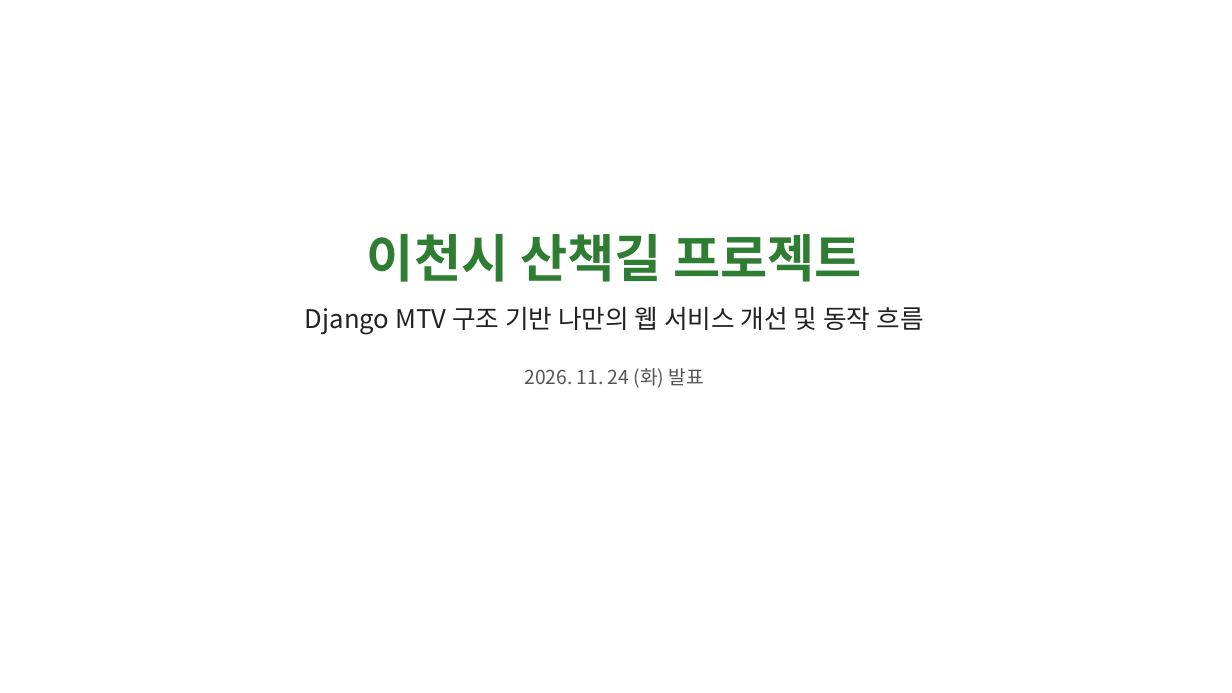
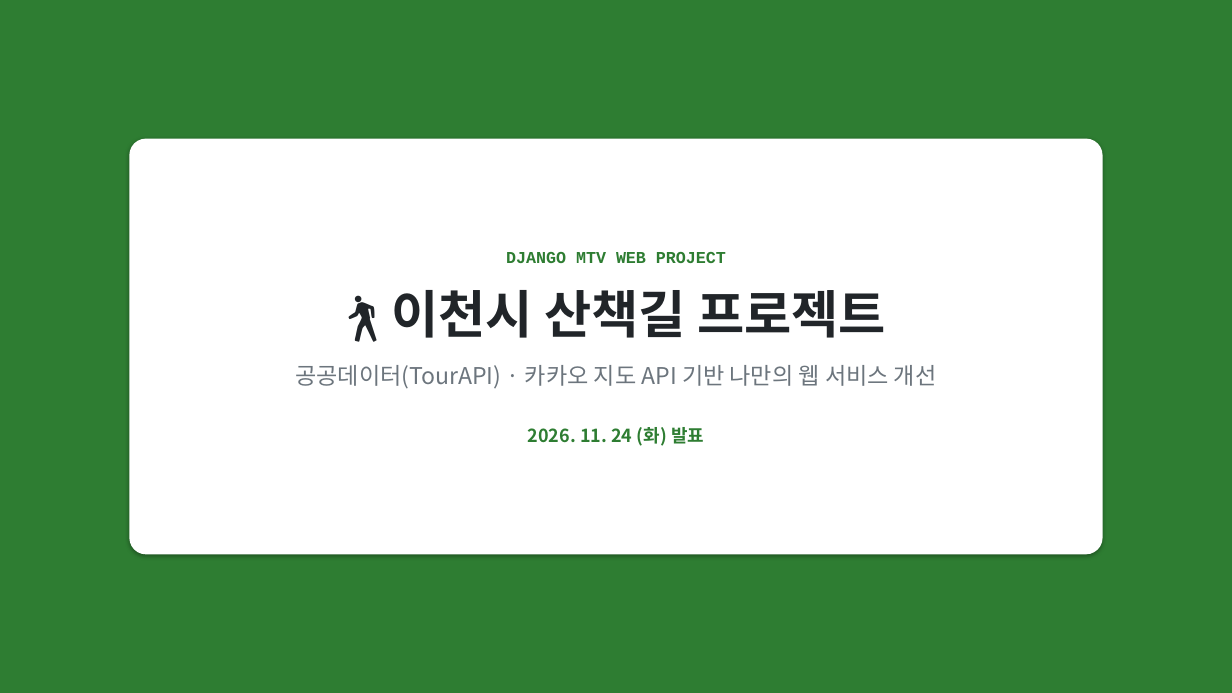
Before and after one commit to bae-hyung-jin/Django, a slide deck: slide 1 of 이천시_산책길_프로젝트_발표.pptx. Drawn at 1232x693 pixels with LibreOffice and Linux fonts; fonts in the diff are those of the drawing. Boxes give left, top, right and bottom in pixels: in the first picture for what was removed or moved away, otherwise in the second. Text is boxed around its words. In the diff, an @@ line names an element or a change of style, - is before the commit and + after.

```diff
--- a/이천시_산책길_프로젝트_발표.pptx
+++ b/이천시_산책길_프로젝트_발표.pptx
@@ rectangle added at (x1=0, y1=0, x2=1232, y2=693), fill #2E7D32 @@
@@ rounded rectangle "DJANGO MTV WEB PROJECT" resized from (x1=305, y1=234, x2=923, y2=388) to (x1=129, y1=139, x2=1103, y2=555) @@
@@ rounded rectangle "DJANGO MTV WEB PROJECT" at (x1=129, y1=139, x2=1103, y2=555): vertical alignment top to middle; fill none to #FFFFFF; shadow on @@
@@ text in rounded rectangle at (x1=295, y1=252, x2=937, y2=389): text changed; size 20 to 18 pt; text colour #222222 to #6C757D @@
-이천시 산책길 프로젝트
-Django MTV 구조 기반 나만의 웹 서비스 개선 및 동작 흐름
+DJANGO MTV WEB PROJECT
+🚶 이천시 산책길 프로젝트
+공공데이터(TourAPI) · 카카오 지도 API 기반 나만의 웹 서비스 개선
@@ text in rounded rectangle at (x1=528, y1=427, x2=704, y2=446): size 15 to 14 pt, text colour #555555 to #2E7D32, bold on in "2026. 11. 24 (화) 발표"; more space between paragraphs @@
```
Also in this commit, not shown: 8 other slides changed, 4 other files.
